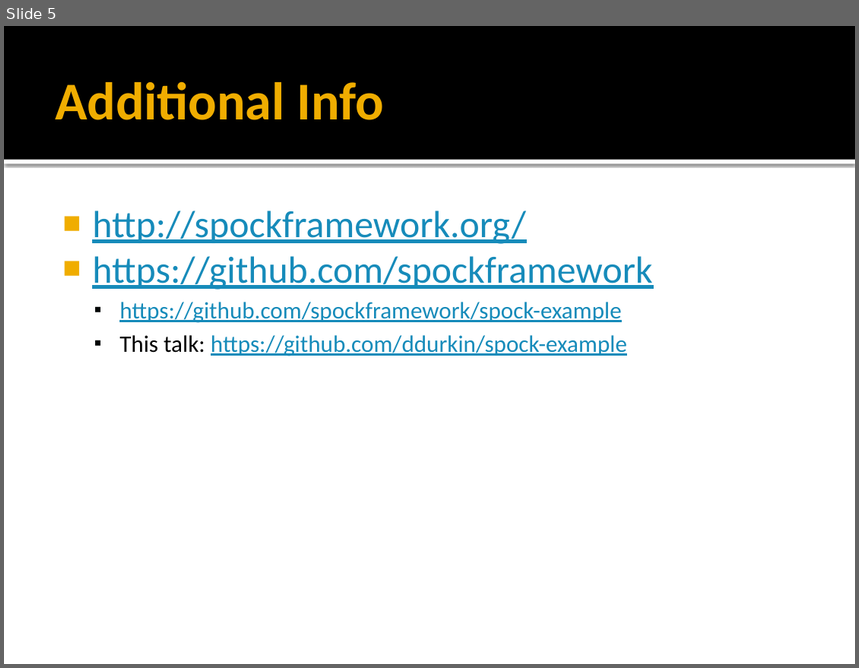
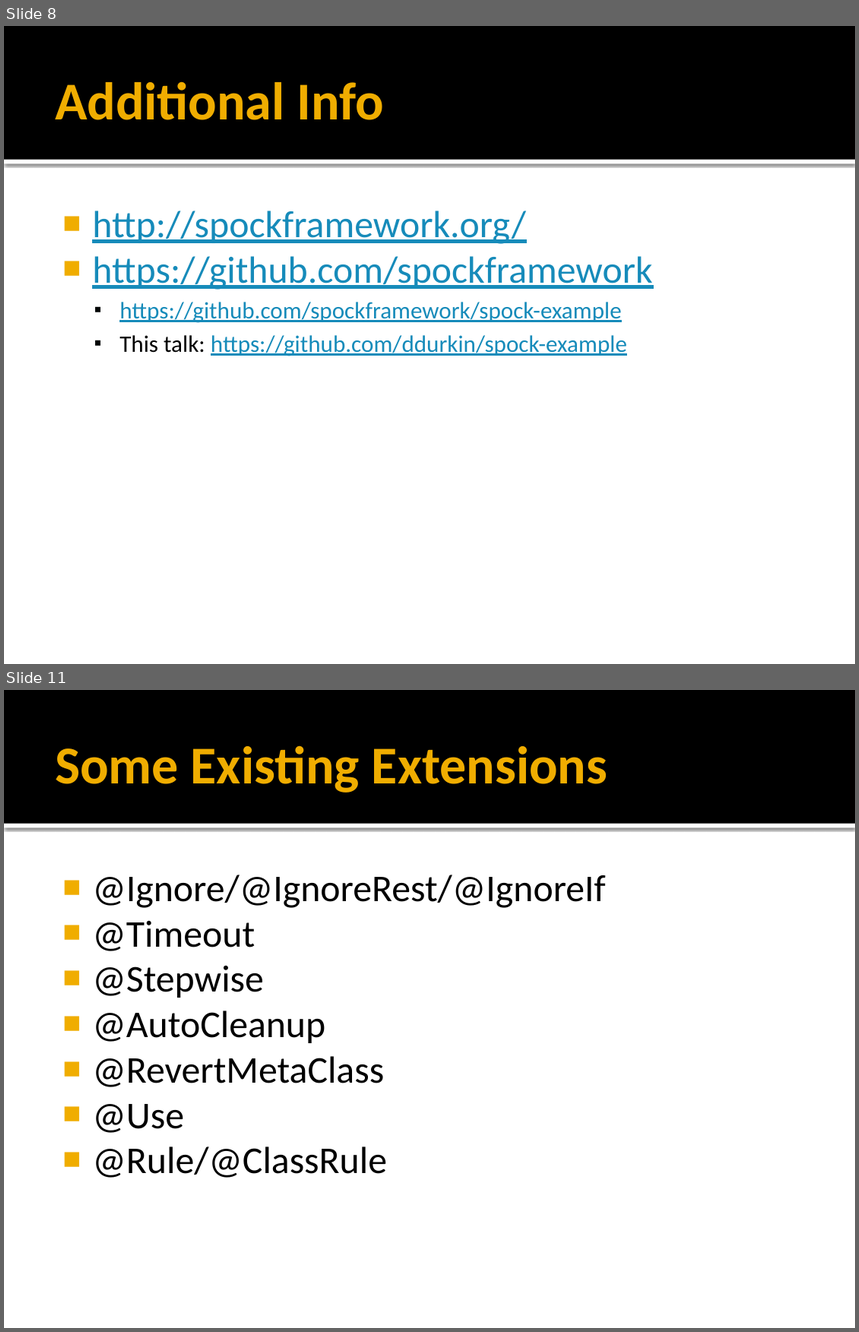
Before and after one commit to ddurkin/spock-example, a slide deck: BGUG-Spock.pptx. Shown one above the other, each under a label of ours: slide 5 before the commit, slides 8 and 11 after it; the slides between them are not shown. The pictures are 859x668 and 859x1332 pixels, drawn with LibreOffice and Linux fonts; fonts in the diff are those of the drawing. Boxes give left, top, right and bottom in pixels: in the first picture for what was removed or moved away, otherwise in the second. Text is boxed around its words. In the diff, an @@ line names an element or a change of style, - is before the commit and + after.

```diff
--- a/BGUG-Spock.pptx
+++ b/BGUG-Spock.pptx
@@ slide 11 added at (4,690,855,1328), background #FFFFFF; not listed: 2 template elements that a slide beside it also shows @@
@@ title added at (55,745,607,793), 45 pt, text #F0AD00, bold @@
+Some Existing Extensions
@@ text added at (92,875,605,1178), 32 pt, text #000000 @@
+■ @Ignore/@IgnoreRest/@IgnoreIf
+■ @Timeout
+■ @Stepwise
+■ @AutoCleanup
+■ @RevertMetaClass
+■ @Use
+■ @Rule/@ClassRule
@@ what was slide 5 is now slide 8 @@
```
Also in this commit, not shown: 3 slides changed, 6 other slides added.
